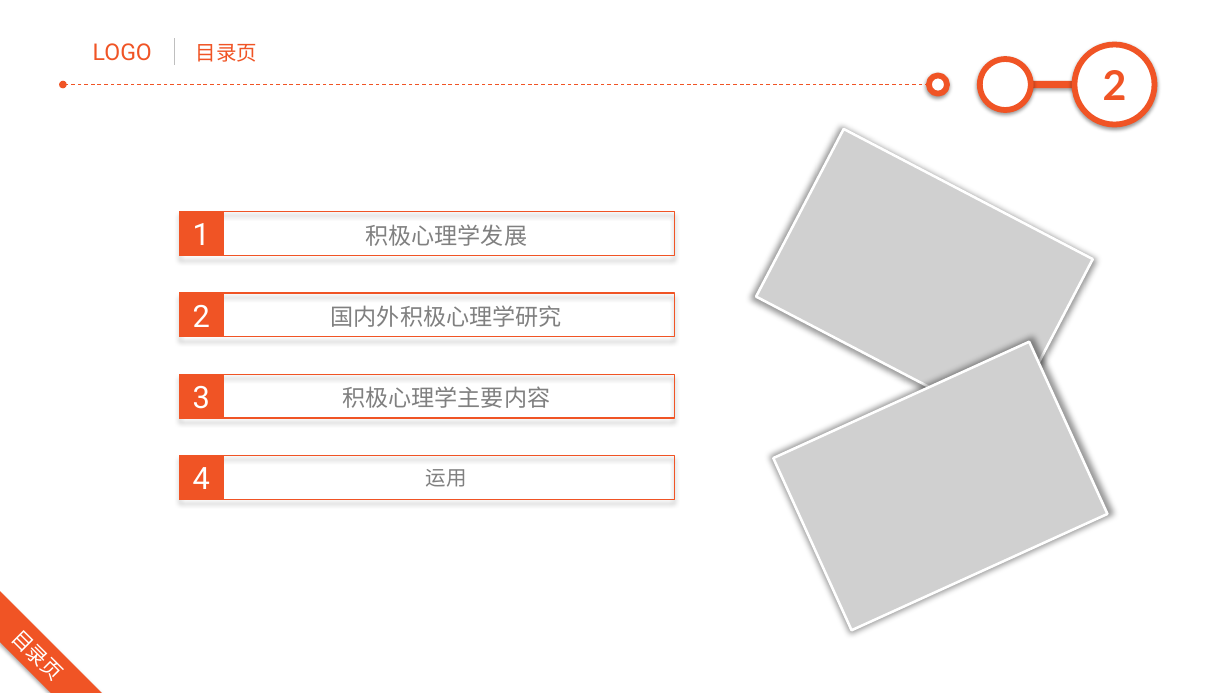
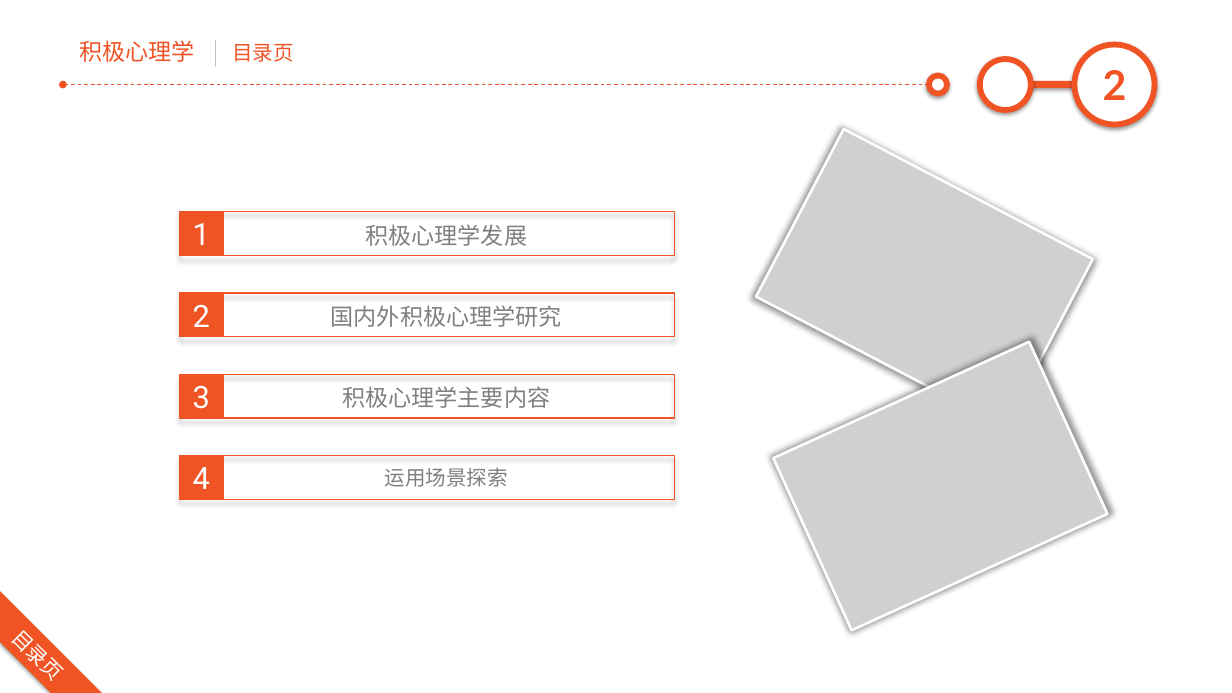
Before and after one commit to junstudys/positive-psychology, a slide deck: slide 2 of 积极心理学探索.pptx. Drawn at 1232x693 pixels with LibreOffice and Linux fonts; fonts in the diff are those of the drawing; grey boxes stand for pictures. Boxes give left, top, right and bottom in pixels: in the first picture for what was removed or moved away, otherwise in the second. Text is boxed around its words. In the diff, an @@ line names an element or a change of style, - is before the commit and + after.

```diff
--- a/积极心理学探索.pptx
+++ b/积极心理学探索.pptx
@@ text added at (x1=79, y1=40, x2=195, y2=62), 18 pt, text #F05425 @@
+积极心理学
@@ text removed at (x1=93, y1=43, x2=152, y2=61) @@
-LOGO
@@ line moved from (175, 38) - (175, 65) to (215, 41) - (215, 67) @@
@@ text "目录页" moved from (x1=196, y1=44, x2=257, y2=62) to (x1=232, y1=44, x2=293, y2=62) @@
@@ text at (x1=385, y1=468, x2=508, y2=487): text changed @@
-运用
+运用场景探索
```
Also in this commit, not shown: 19 other slides changed, 2 slides added, 28 other files.
